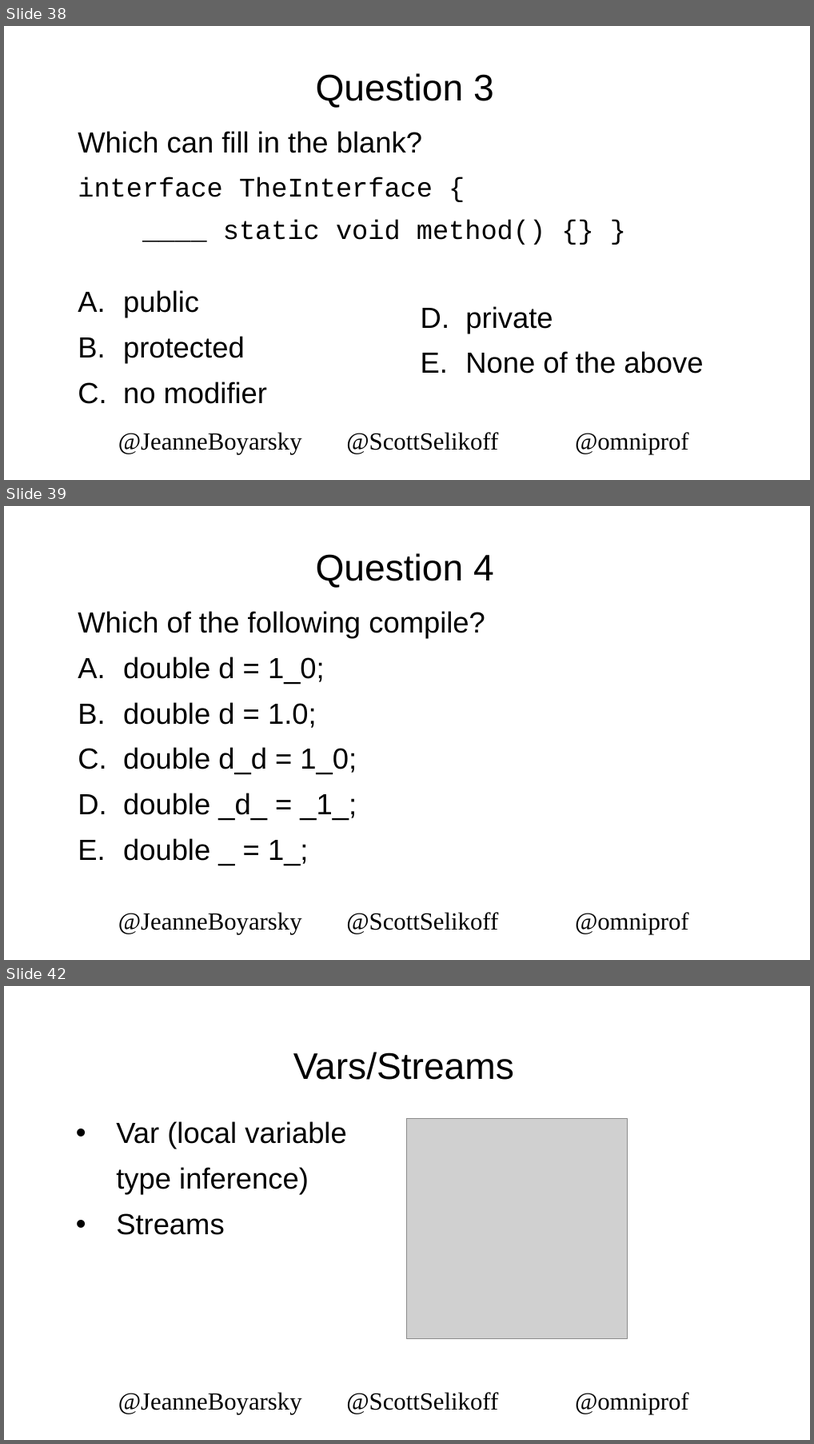
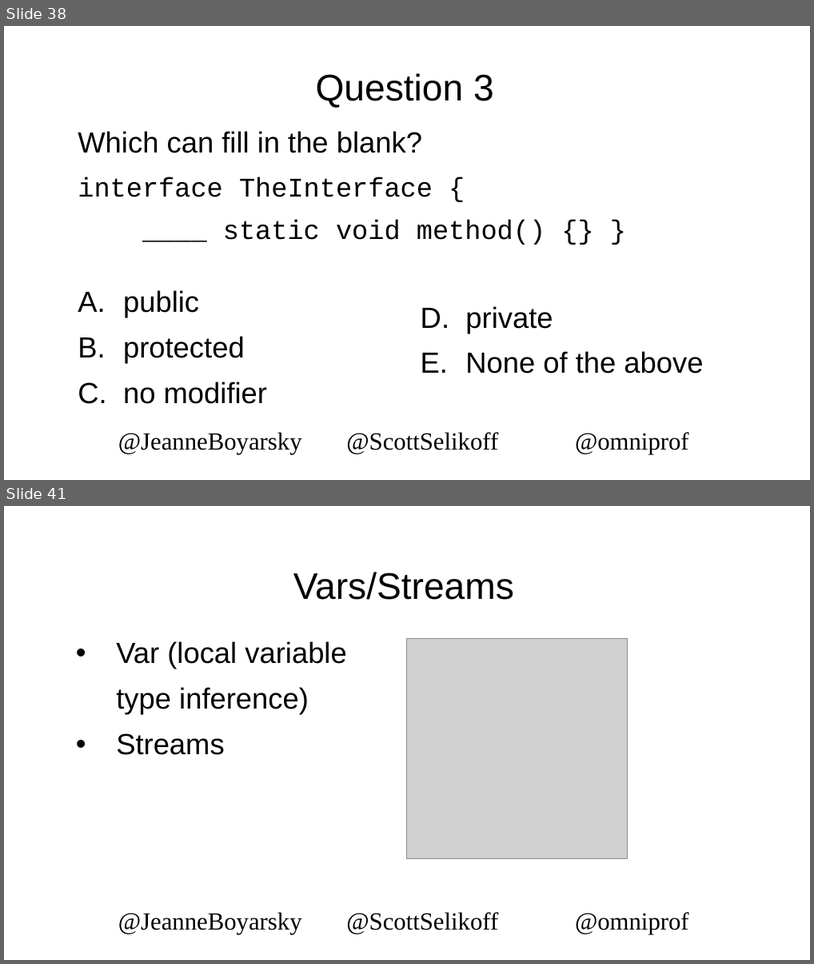
Before and after one commit to boyarsky/2019-oraclecodeone-cert-hol, a slide deck: 2019-OracleCodeOne-HOL.pptx. Shown one above the other, each under a label of ours: slides 38, 39 and 42 before the commit, slides 38 and 41 after it; the slides between them are not shown. The pictures are 814x1444 and 814x964 pixels, drawn with LibreOffice and Linux fonts; fonts in the diff are those of the drawing; grey boxes stand for pictures; background and template pictures are left out. Boxes give left, top, right and bottom in pixels: in the first picture for what was removed or moved away, otherwise in the second. Text is boxed around its words. In the diff, an @@ line names an element or a change of style, - is before the commit and + after.

```diff
--- a/2019-OracleCodeOne-HOL.pptx
+++ b/2019-OracleCodeOne-HOL.pptx
@@ slide 39 removed at (4, 506, 810, 960), background picture (left out); not listed: 1 template element that a slide beside it also shows @@
@@ title removed at (316, 553, 494, 588) @@
-Question 4
@@ text removed at (78, 611, 486, 865) @@
-Which of the following compile?
-A. double d = 1_0;
-B. double d = 1.0;
-C. double d_d = 1_0;
-D. double _d_ = _1_;
-E. double _ = 1_;
@@ page number removed at (589, 908, 776, 938) @@
-39
@@ what was slide 42 is now slide 41 @@
```
Also in this commit, not shown: 3 slides changed.
